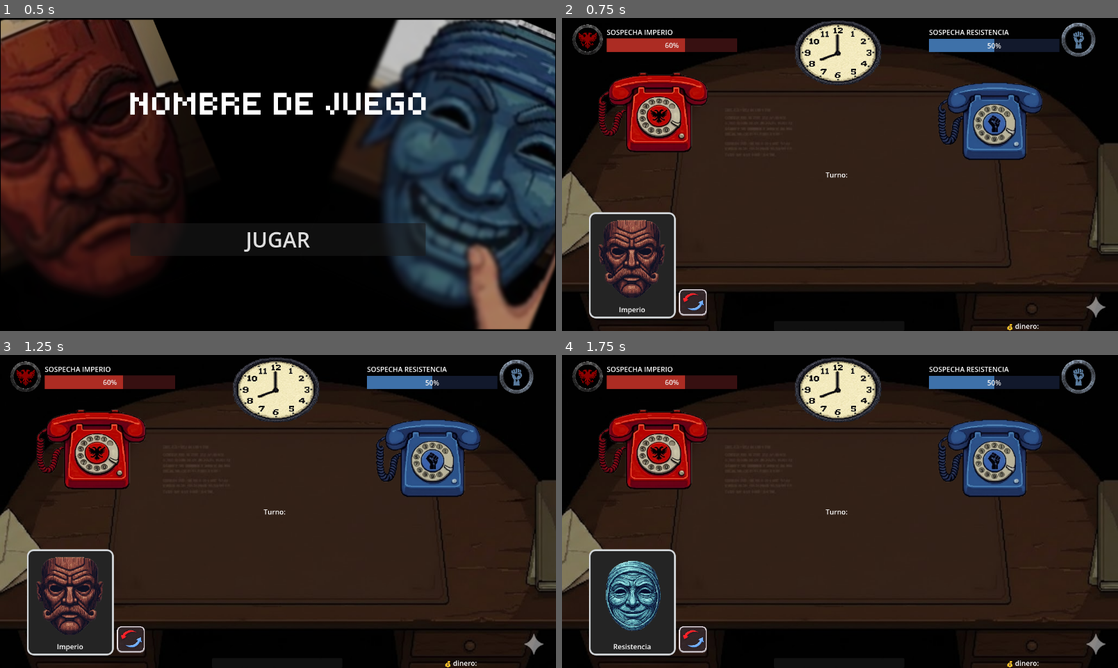
Above: before the commit, frames 1-4 (two rows, left to right).
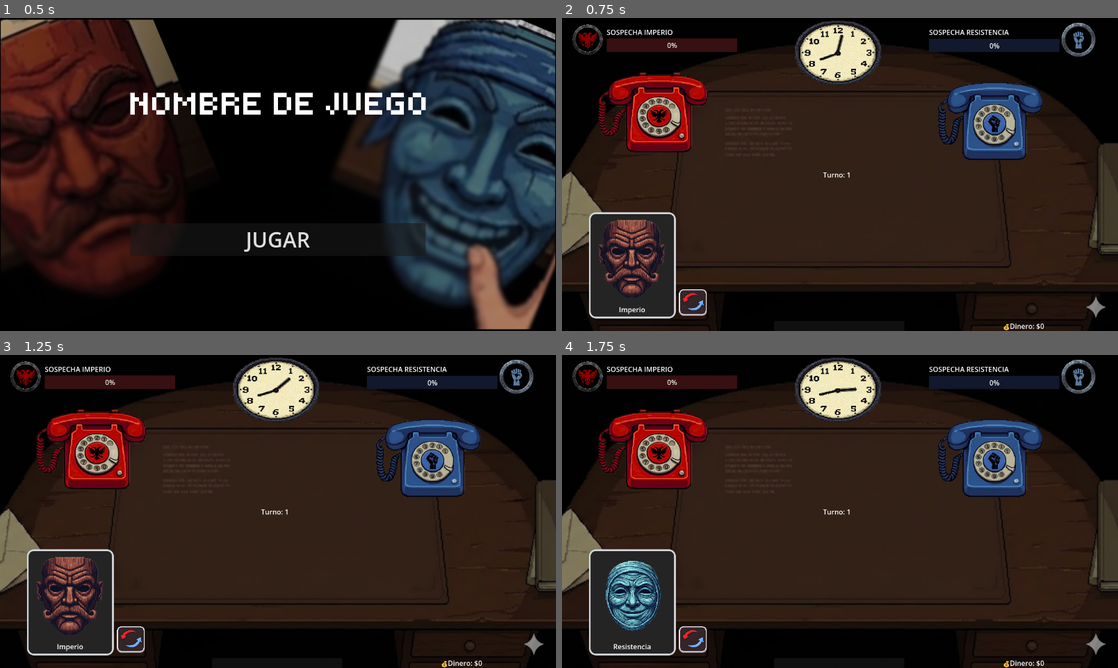
Above: after the commit, the same moments.

Repository: ktorres63/OnlyDevs-Game
Game: Godot game, scene res://scenes/menu_inicio/menu_inicio.tscn
Same seed, same stepped clock (60 frames per second), same inputs: the game is played once before the commit and once after it.
Inputs (mouse positions are in pixels of both pictures, inside the frame that each line leads up to):
- Up to frame 1 (0.5 s): no input
- Up to frame 2 (0.75 s): click "JUGAR" at 0.5 s
- Up to frame 3 (1.25 s): no input
- Up to frame 4 (1.75 s): click (695, 639) at 1.25 s

Frame 1 is identical in both runs. In frame 2, 1.4% of the frame differs, in the area x 8-87%, y 5-100%; in frame 3, 1.4%; in frame 4, 1.4%.
Error before the commit: Invalid assignment of property or key 'text' with value of type 'String' on a base object of type 'null instance'. (res://scripts/ui/Main.gd:28)

Commit message:
Fix clock script

Diff:
--- a/scripts/animation/Clock.gd
+++ b/scripts/animation/Clock.gd
@@ -1,7 +1,7 @@
 extends Control
 
-@onready var minute_hand = $Hand_Long
-@onready var hour_hand = $Hand_Short
+@onready var minute_hand = $Hand_Long2
+@onready var hour_hand = $Hand_Short2
 
 @export var seconds_per_hour := 5.0
 var time : float= 0.0
--- a/scripts/ui/Main.gd
+++ b/scripts/ui/Main.gd
@@ -1,13 +1,13 @@
 extends Control
 
-@onready var money_label = $HBoxContainer/VBoxContainer3/MoneyLabel
-@onready var turn_label = $HBoxContainer/VBoxContainer2/TurnLabel
-@onready var event_text = $HBoxContainer/VBoxContainer2/EventPanel/EventText
-@onready var phone_red = $HBoxContainer/VBoxContainer/PhoneRed
-@onready var phone_blue = $HBoxContainer/VBoxContainer3/VBoxContainer/PhoneBlue
+@onready var money_label = $RightPanel/MoneyLabel
+@onready var turn_label = $CenterPanel/TurnLabel
+@onready var event_text = $CenterPanel/EventPanel/EventText
+@onready var phone_red = $LeftPanel/PhoneRed
+@onready var phone_blue = $RightPanel/PhoneBlue
 @onready var game_manager = $GameManager
-@onready var suspicion_bar_red = $HBoxContainer/VBoxContainer/SuspicionBarRed
-@onready var suspicion_bar_blue = $HBoxContainer/VBoxContainer3/VBoxContainer/SuspicionBarBlue
+@onready var suspicion_bar_red = $LeftPanel/HBoxContainer/VBoxContainer/SuspicionBarRed
+@onready var suspicion_bar_blue = $RightPanel/HBoxContainer/VBoxContainer/SuspicionBarBlue
 
 # Called when the node enters the scene tree for the first time.
 func _ready() -> void:
